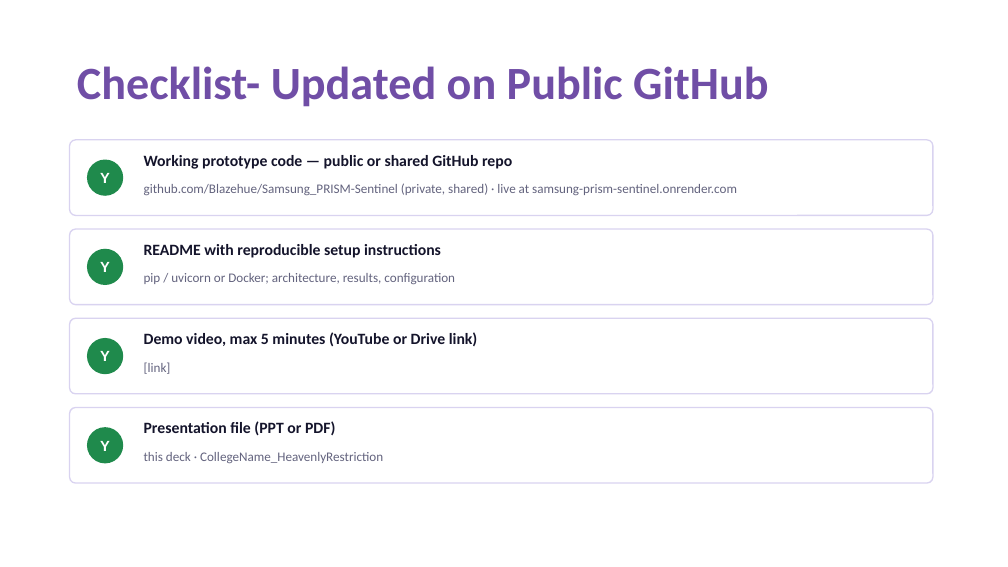
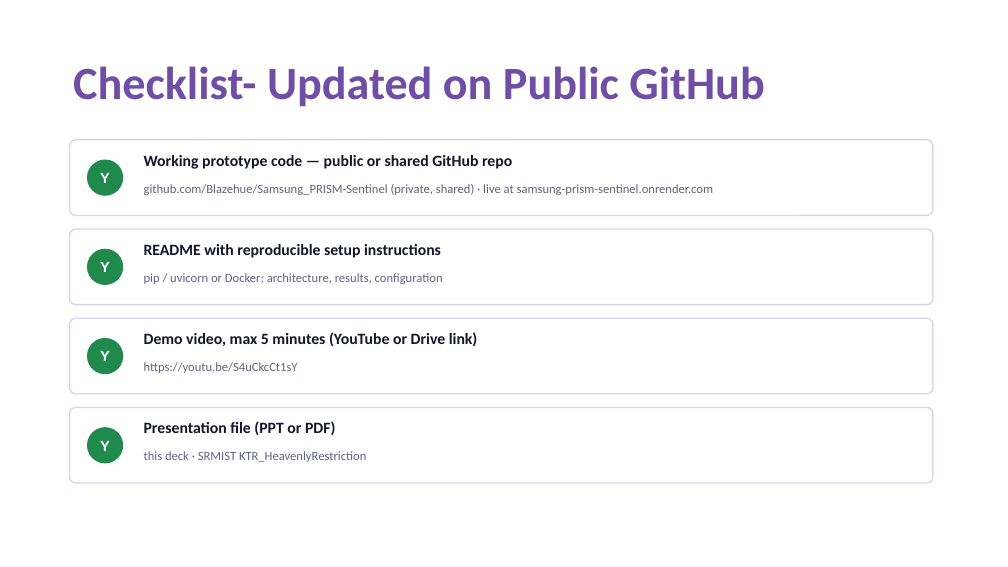
Before and after one commit to Blazehue/Samsung_PRISM-Sentinel, a slide deck: slide 11 of submission/SRMIST KTR_HeavenlyRestriction.pptx. Drawn at 1008x567 pixels with LibreOffice and Linux fonts; fonts in the diff are those of the drawing. Boxes give left, top, right and bottom in pixels: in the first picture for what was removed or moved away, otherwise in the second. Text is boxed around its words. In the diff, an @@ line names an element or a change of style, - is before the commit and + after.

```diff
--- a/submission/SRMIST KTR_HeavenlyRestriction.pptx
+++ b/submission/SRMIST KTR_HeavenlyRestriction.pptx
@@ title "Checklist- Updated on Public GitHub": place and size @@
-title "Checklist- Updated on Public GitHub" at (77,66,768,107)
+title "Checklist- Updated on Public GitHub" at (73,66,764,107)
@@ text "github.com/Blazehue/Samsung_PRISM-Sentinel (private, shared) ..." at (144,184,714,195): size 12.5 to 12 pt @@
@@ text "pip / uvicorn or Docker; ..." at (144,273,443,284): size 12.5 to 12 pt @@
@@ text removed at (144,362,171,374) @@
-[link]
@@ text added at (144,362,298,373), 12 pt, text #63637E @@
+https://youtu.be/S4uCkcCt1sY
@@ text at (144,451,366,462): text changed; size 12.5 to 12 pt @@
-this deck · CollegeName_HeavenlyRestriction
+this deck · SRMIST KTR_HeavenlyRestriction
```
Also in this commit, not shown: 11 other slides changed.
